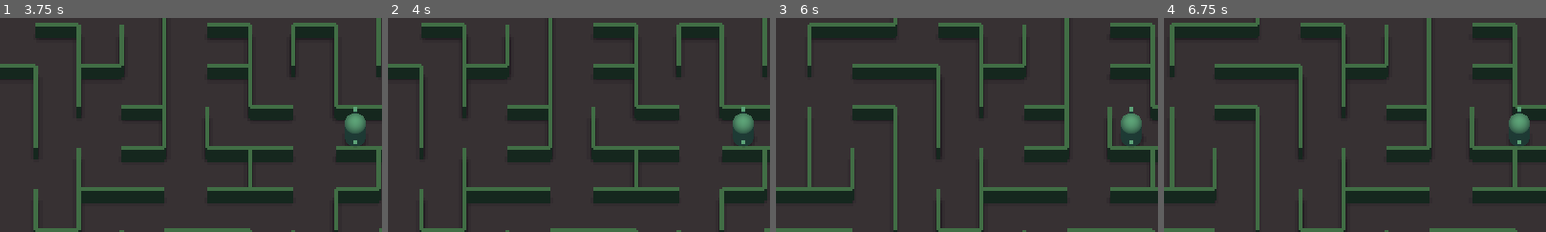
Above: before the commit, frames 1-4 (left to right).
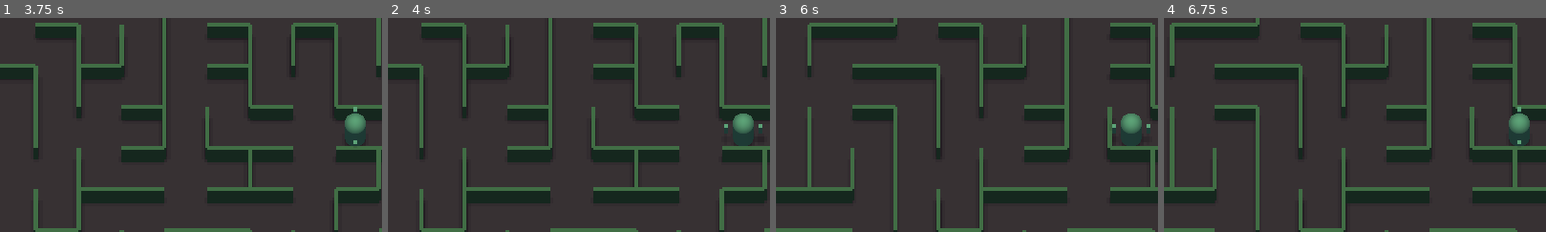
Above: after the commit, the same moments.

Repository: mbrezu/LD51
Game: Godot game, scene res://Main.tscn
Same seed, same stepped clock (60 frames per second), same inputs: the game is played once before the commit and once after it.
Inputs:
- Up to frame 1 (3.75 s): click "New Game" at 0.5 s; tap Enter at 1.25 s; hold Right (ui_right) 1.28-2.03 s; tap Space at 2 s; hold Down (ui_down) 2.03-2.78 s; hold Right (ui_right) 2.78-3.53 s; hold Up (ui_up) from 3.53 s (still down)
- Up to frame 2 (4 s): keep holding Up (ui_up)
- Up to frame 3 (6 s): release Up (ui_up) at 4.28 s; hold Left (ui_left) 4.28-5.78 s; hold Down (ui_down) from 5.78 s (still down)
- Up to frame 4 (6.75 s): release Down (ui_down) at 6.53 s; hold Right (ui_right) from 6.53 s (still down)
The pictures show only the part of the screen within x 4-54%, y 22-71%; the shares and areas given below are measured in that part.

Frame 1 is identical in both runs. In frame 2, 0.1% of the frame differs, in the area x 88-98%, y 41-59%; in frame 3, 0.1%; in frame 4, nothing differs.

Commit message:
Modification: player can walk through walls.

Diff:
--- a/godot/Camera.gd
+++ b/godot/Camera.gd
@@ -1,27 +1,9 @@
 extends Position3D
-
-var animation_queue = []
-var animation_in_progress = false
 
 
 func zoom_in():
-	queue_animation("zoom_in")
+	$AnimationPlayer.queue("zoom_in")
 
 
 func zoom_out():
-	queue_animation("zoom_out")
-
-
-func queue_animation(animation_name):
-	if !animation_queue.empty() or animation_in_progress:
-		animation_queue.push_back(animation_name)
-	else:
-		animation_in_progress = true
-		$AnimationPlayer.play(animation_name)
-
-
-func _on_AnimationPlayer_animation_finished(_anim_name:String):
-	animation_in_progress = false
-	if !animation_queue.empty():
-		animation_in_progress = true
-		$AnimationPlayer.play(animation_queue.pop_front())
+	$AnimationPlayer.queue("zoom_out")
--- a/godot/Cell.gd
+++ b/godot/Cell.gd
@@ -2,7 +2,15 @@
 
 
 func initialize(cell_data):
-	$FrontWall.visible = cell_data.has_bottom_wall
-	$BackWall.visible = cell_data.has_top_wall
-	$LeftWall.visible = cell_data.has_left_wall
-	$RightWall.visible = cell_data.has_right_wall
+	$Pivot/FrontWall.visible = cell_data.has_bottom_wall
+	$Pivot/BackWall.visible = cell_data.has_top_wall
+	$Pivot/LeftWall.visible = cell_data.has_left_wall
+	$Pivot/RightWall.visible = cell_data.has_right_wall
+
+
+func sink():
+	$AnimationPlayer.queue("sink")
+
+
+func restore():
+	$AnimationPlayer.queue("restore")
--- a/godot/Cell.tscn
+++ b/godot/Cell.tscn
@@ -7,21 +7,91 @@
 material = ExtResource( 2 )
 size = Vector3( 1, 1, 0.1 )
 
-[node name="Cell" type="Spatial"]
+[sub_resource type="Animation" id=5]
+length = 0.001
+tracks/0/type = "value"
+tracks/0/path = NodePath(".:translation")
+tracks/0/interp = 1
+tracks/0/loop_wrap = true
+tracks/0/imported = false
+tracks/0/enabled = true
+tracks/0/keys = {
+"times": PoolRealArray( 0 ),
+"transitions": PoolRealArray( 1 ),
+"update": 0,
+"values": [ Vector3( 0, 0, 0 ) ]
+}
+tracks/1/type = "value"
+tracks/1/path = NodePath("Pivot:translation")
+tracks/1/interp = 1
+tracks/1/loop_wrap = true
+tracks/1/imported = false
+tracks/1/enabled = true
+tracks/1/keys = {
+"times": PoolRealArray( 0 ),
+"transitions": PoolRealArray( 1 ),
+"update": 0,
+"values": [ Vector3( 0, 0, 0 ) ]
+}
+
+[sub_resource type="Animation" id=6]
+resource_name = "restore"
+length = 0.25
+tracks/0/type = "value"
+tracks/0/path = NodePath("Pivot:translation")
+tracks/0/interp = 1
+tracks/0/loop_wrap = true
+tracks/0/imported = false
+tracks/0/enabled = true
+tracks/0/keys = {
+"times": PoolRealArray( 0, 0.2 ),
+"transitions": PoolRealArray( 1, 1 ),
+"update": 0,
+"values": [ Vector3( 0, -0.7, 0 ), Vector3( 0, 0, 0 ) ]
+}
+
+[sub_resource type="Animation" id=4]
+resource_name = "sink"
+length = 0.25
+tracks/0/type = "value"
+tracks/0/path = NodePath("Pivot:translation")
+tracks/0/interp = 1
+tracks/0/loop_wrap = true
+tracks/0/imported = false
+tracks/0/enabled = true
+tracks/0/keys = {
+"times": PoolRealArray( 0, 0.2 ),
+"transitions": PoolRealArray( 1, 1 ),
+"update": 0,
+"values": [ Vector3( 0, 0, 0 ), Vector3( 0, -0.7, 0 ) ]
+}
+
+[node name="Cell" type="Spatial" groups=["cell"]]
 script = ExtResource( 1 )
 
-[node name="FrontWall" type="MeshInstance" parent="."]
+[node name="Pivot" type="Position3D" parent="."]
+
+[node name="FrontWall" type="MeshInstance" parent="Pivot"]
 transform = Transform( 1, 0, 0, 0, 1, 0, 0, 0, 1, 0, 0.5, 0.5 )
 mesh = SubResource( 3 )
+skeleton = NodePath("../..")
 
-[node name="RightWall" type="MeshInstance" parent="."]
+[node name="RightWall" type="MeshInstance" parent="Pivot"]
 transform = Transform( -4.37114e-08, 0, 1, 0, 1, 0, -1, 0, -4.37114e-08, 0.5, 0.5, 0 )
 mesh = SubResource( 3 )
+skeleton = NodePath("../..")
 
-[node name="LeftWall" type="MeshInstance" parent="."]
+[node name="LeftWall" type="MeshInstance" parent="Pivot"]
 transform = Transform( -4.37114e-08, 0, 1, 0, 1, 0, -1, 0, -4.37114e-08, -0.5, 0.5, 0 )
 mesh = SubResource( 3 )
+skeleton = NodePath("../..")
 
-[node name="BackWall" type="MeshInstance" parent="."]
+[node name="BackWall" type="MeshInstance" parent="Pivot"]
 transform = Transform( 1, 0, 0, 0, 1, 0, 0, 0, 1, 0, 0.5, -0.5 )
 mesh = SubResource( 3 )
+skeleton = NodePath("../..")
+
+[node name="AnimationPlayer" type="AnimationPlayer" parent="."]
+anims/RESET = SubResource( 5 )
+anims/restore = SubResource( 6 )
+anims/sink = SubResource( 4 )
--- a/godot/Global.gd
+++ b/godot/Global.gd
@@ -8,11 +8,12 @@
     FASTER_PLAYER,
     SLOWER_PLAYER,
     FASTER_ENEMIES,
-    SLOWER_ENEMIES
+    SLOWER_ENEMIES,
+    GO_THROUGH_WALLS
 }
 
 var _modifications_deck = [
-    Modifications.SLOWER_ENEMIES,
+    Modifications.GO_THROUGH_WALLS,
 ]
 
 var _modifications_left = []
--- a/godot/HUD.gd
+++ b/godot/HUD.gd
@@ -57,6 +57,8 @@
 			$UI/ModificationLabel.text = "Enemies move faster."
 		Global.Modifications.SLOWER_ENEMIES:
 			$UI/ModificationLabel.text = "Enemies move slower."
+		Global.Modifications.GO_THROUGH_WALLS:
+			$UI/ModificationLabel.text = "Player can go through walls."
 
 
 func _on_GameOverTimer_timeout():
--- a/godot/Main.gd
+++ b/godot/Main.gd
@@ -93,6 +93,9 @@
 			get_tree().call_group("enemy", "set_normal_speed")
 		Global.Modifications.SLOWER_ENEMIES:
 			get_tree().call_group("enemy", "set_normal_speed")
+		Global.Modifications.GO_THROUGH_WALLS:
+			get_tree().call_group("cell", "restore")
+			player.can_go_through_walls = false
 		Global.Modifications.ZOOM_IN:
 			if player != null:
 				player.zoom_out()
@@ -111,6 +114,9 @@
 			get_tree().call_group("enemy", "set_fast_speed")
 		Global.Modifications.SLOWER_ENEMIES:
 			get_tree().call_group("enemy", "set_slow_speed")
+		Global.Modifications.GO_THROUGH_WALLS:
+			get_tree().call_group("cell", "sink")
+			player.can_go_through_walls = true
 		Global.Modifications.ZOOM_IN:
 			if player != null:
 				player.zoom_in()
--- a/godot/Player.gd
+++ b/godot/Player.gd
@@ -12,6 +12,7 @@
 var speed = 3
 var face_up_rotation
 var alive = true
+var can_go_through_walls = false
 
 
 func _ready():
@@ -68,21 +69,32 @@
 
 	if translation == target_position and velocity != Vector2.ZERO:
 		var cell = maze.cells[x][y]
-		if velocity.x < 0 and !cell.has_left_wall:
-			x -= 1
+
+		if velocity.x < 0:
 			$Body.rotation = face_up_rotation
 			$Body.rotate(Vector3.UP, PI / 2)
-		if velocity.x > 0 and !cell.has_right_wall:
-			x += 1
+			if !cell.has_left_wall or can_go_through_walls:
+				x -= 1
+
+		if velocity.x > 0:
 			$Body.rotation = face_up_rotation
 			$Body.rotate(Vector3.UP, -PI / 2)
-		if velocity.y < 0 and !cell.has_top_wall:
-			y -= 1
+			if !cell.has_right_wall or can_go_through_walls:
+				x += 1
+
+		if velocity.y < 0:
 			$Body.rotation = face_up_rotation
-		if velocity.y > 0 and !cell.has_bottom_wall:
-			y += 1
+			if !cell.has_top_wall or can_go_through_walls:
+				y -= 1
+
+		if velocity.y > 0:
 			$Body.rotation = face_up_rotation
 			$Body.rotate(Vector3.UP, PI)
+			if !cell.has_bottom_wall or can_go_through_walls:
+				y += 1
+
+		x = clamp(x, 0, maze.cells.size() - 1)
+		y = clamp(y, 0, maze.cells.size() - 1)
 		set_player_position()
 
 	var direction = (target_position - translation).normalized()
Not shown: 1 places in godot/Cell.tscn that only renumber resources
